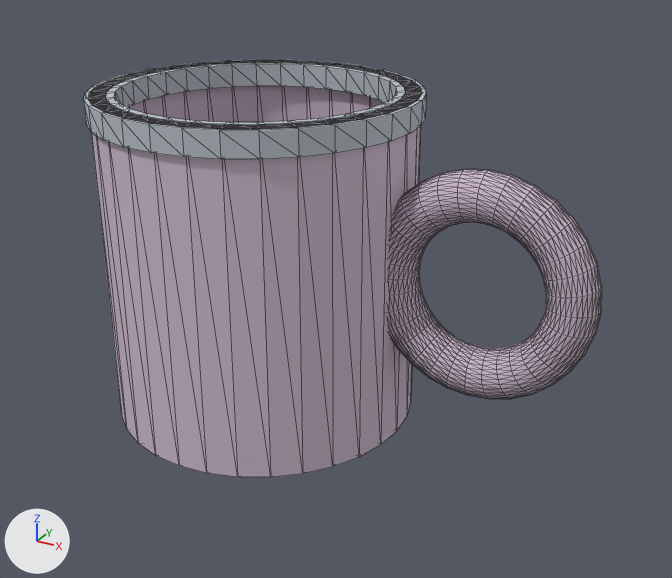
Two versions of the glTF model game/assets/objets/tasse_emaillee.glb, one commit apart.
Camera for both pictures: a 50 mm lens placed at (0.1029, -0.1899, 0.0891), pointed at (-0.0002, -0.0025, -0.0047). The lights are fixed; the arrows at lower left show +X, +Y and +Z. The picture after the commit comes second. Mesh edges are drawn as thin lines.

The scene before the commit, as lines of its bpy script (objects in view):
```python
mat_bord = principled_material('bord')
mat_bord.base_color = (0.478, 0.525, 0.573)  # light grey #b8c0c7
mat_bord.roughness = 0.9
mat_email = principled_material('email')
mat_email.base_color = (0.608, 0.49, 0.608)  # pale pink #cdbacd
mat_email.roughness = 0.9
me_anse = bpy.data.meshes.new('anse')
me_anse.from_pydata(...)  # a torus around y (ring radius 0.022, tube radius 0.006) spanning x 0.032..0.088, y -0.006..0.006, z 0.017..0.073
me_anse.materials.append(mat_email)  # pale pink #cdbacd
me_bord = bpy.data.meshes.new('bord')
me_bord.from_pydata(...)  # 128 vertices, 256 faces; spans x -0.041..0.041, y -0.041..0.041, z 0.079..0.085
me_bord.materials.append(mat_bord)  # light grey #b8c0c7
me_email = bpy.data.meshes.new('email')
me_email.from_pydata(...)  # 178 vertices, 352 faces; spans x -0.04..0.04, y -0.04..0.04, z 0.0..0.085
me_email.materials.append(mat_email)  # pale pink #cdbacd
ob_anse = bpy.data.objects.new('anse', me_anse)
ob_anse.location = (-0.0235, 0.0, -0.0425)
ob_bord = bpy.data.objects.new('bord', me_bord)
ob_bord.location = (-0.0235, 0.0, -0.0425)
ob_email = bpy.data.objects.new('email', me_email)
ob_email.location = (-0.0235, 0.0, -0.0425)
```
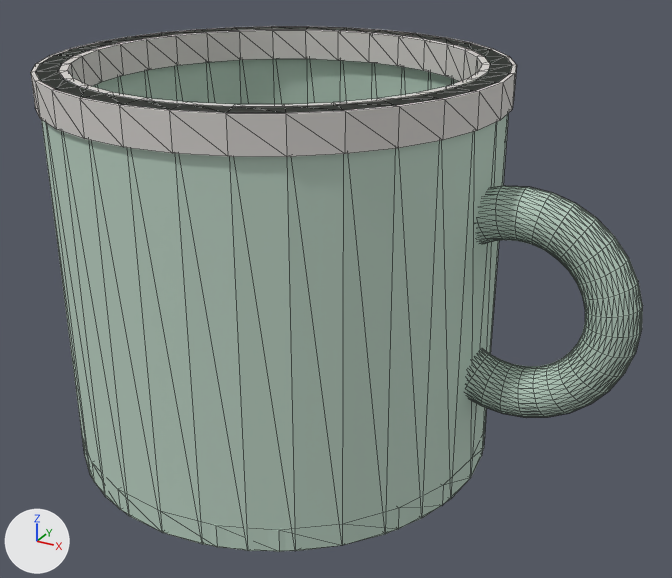
Changed parts and their boxes (x1, y1, x2, y2) in the pictures (672 x 578 px; the box of a moved part takes in the faces that stretch with it):
'email', recoloured, reshaped, moved (42% wider, 26% taller): before (88, 60, 422, 477); after (36, 27, 512, 552)
'bord', recoloured, reshaped, moved (42% wider, 32% taller): before (83, 60, 426, 159); after (31, 26, 517, 157)
'anse', recoloured, moved: before (388, 169, 602, 399); after (466, 186, 643, 417)
part 1 of me_email, moved or reshaped (not visible before): after (91, 427, 485, 552)
part 2 of me_email, moved or reshaped: before (88, 60, 422, 477); after (36, 27, 512, 551)

Patch to the scene script:
```diff
--- a/game/assets/objets/tasse_emaillee.glb.py
+++ b/game/assets/objets/tasse_emaillee.glb.py
@@ mat_email @@
 mat_email = principled_material('email')
-mat_email.base_color = (0.608, 0.49, 0.608)  # pale pink #cdbacd
+mat_email.base_color = (0.494, 0.635, 0.541)  # pale green #bbd1c2
 mat_email.roughness = 0.9
@@ mat_bord @@
 mat_bord = principled_material('bord')
-mat_bord.base_color = (0.478, 0.525, 0.573)  # light grey #b8c0c7
+mat_bord.base_color = (0.663, 0.639, 0.616)  # light grey #d5d1ce
 mat_bord.roughness = 0.9
@@ me_email @@
 # used by ob_email; location = (-0.0235, 0.0, -0.0425)
-me_email.from_pydata(...)  # 178 vertices, 352 faces; spans x -0.04..0.04, y -0.04..0.04, z 0.0..0.085
+me_email.from_pydata(...)  # 178 vertices, 352 faces; spans x -0.055..0.055, y -0.055..0.055, z 0.0..0.1
+# me_email part 1: the loose piece of 50 vertices spanning x -0.036..0.036, y -0.036..0.036, z 0.0..0.006 is scaled about its middle by (1.53, 1.53, 1)
+# me_email part 2: 128 of 178 vertices moved; they spanned x -0.04..0.04, y -0.04..0.04, z 0.0..0.085 and now span x -0.055..0.055, y -0.055..0.055, z 0.0..0.1; mean shift (0.0, 0.0, 0.0075); largest move (0.04, 0.0, 0.085) -> (0.055, 0.0, 0.1)
 me_email.materials.append(mat_email)
@@ me_bord @@
 # used by ob_bord; location = (-0.0235, 0.0, -0.0425)
-me_bord.from_pydata(...)  # 128 vertices, 256 faces; spans x -0.041..0.041, y -0.041..0.041, z 0.079..0.085
+me_bord.from_pydata(...)  # 128 vertices, 256 faces; spans x -0.056..0.056, y -0.056..0.056, z 0.092..0.1
+# me_bord part 3: 128 of 128 vertices moved; they spanned x -0.041..0.041, y -0.041..0.041, z 0.079..0.085 and now span x -0.056..0.056, y -0.056..0.056, z 0.092..0.1; mean shift (0.0, 0.0, 0.014)
 me_bord.materials.append(mat_bord)
@@ me_anse @@
 # used by ob_anse; location = (-0.0235, 0.0, -0.0425)
-me_anse.from_pydata(...)  # 1024 vertices, 2048 faces; spans x 0.032..0.088, y -0.006..0.006, z 0.017..0.073
+me_anse.from_pydata(...)  # 1024 vertices, 2048 faces; spans x -0.028..0.028, y -0.006..0.006, z -0.028..0.028
+# me_anse part 4: the whole mesh is moved by (-0.06, 0.0, -0.045)
 me_anse.materials.append(mat_email)
@@ ob_email @@
 ob_email = bpy.data.objects.new('email', me_email)
-ob_email.location = (-0.0235, 0.0, -0.0425)
+ob_email.location = (-0.0175, 0.0, -0.05)
@@ ob_bord @@
 ob_bord = bpy.data.objects.new('bord', me_bord)
-ob_bord.location = (-0.0235, 0.0, -0.0425)
+ob_bord.location = (-0.0175, 0.0, -0.05)
@@ ob_anse @@
 ob_anse = bpy.data.objects.new('anse', me_anse)
-ob_anse.location = (-0.0235, 0.0, -0.0425)
+ob_anse.location = (0.0455, 0.0, 0.0)
```
